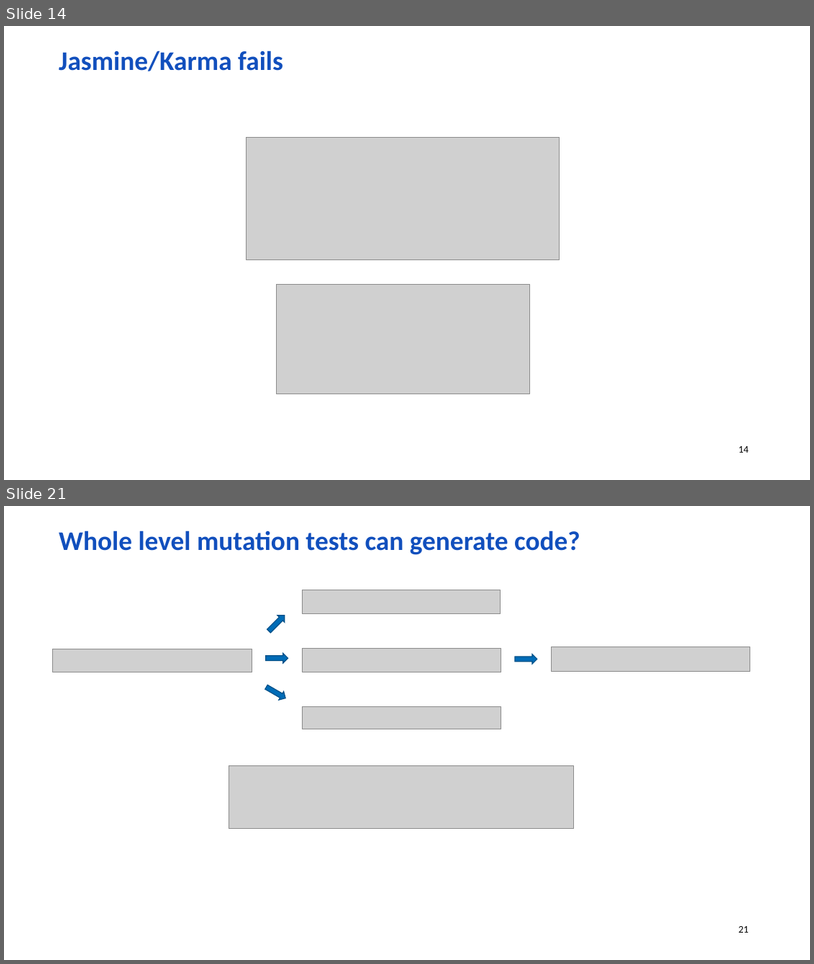
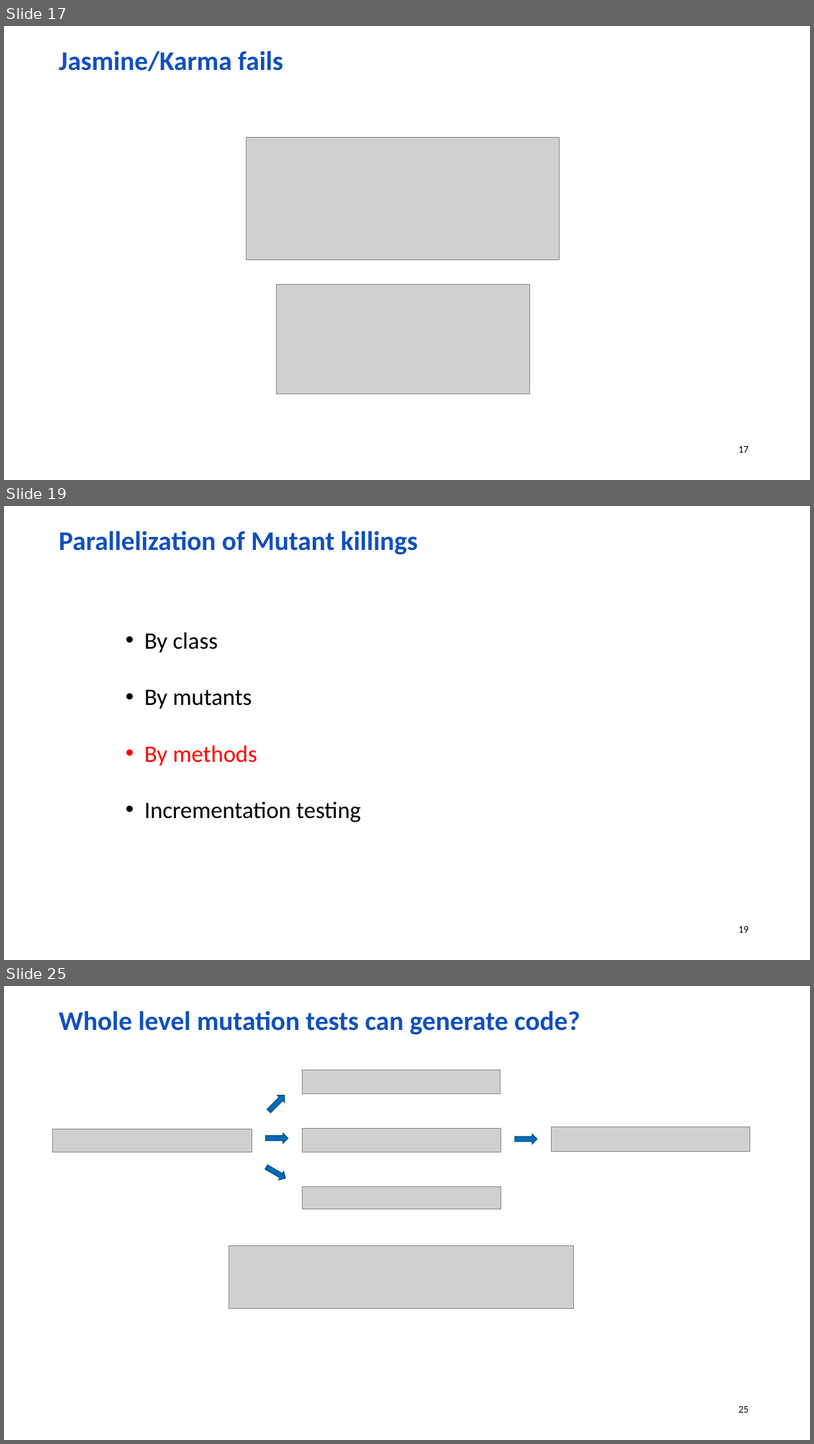
Before and after one commit to wolf-off/Stryker-demo, a slide deck: Mutation.pptx. Shown one above the other, each under a label of ours: slides 14 and 21 before the commit, slides 17, 19 and 25 after it; the slides between them are not shown. The pictures are 814x964 and 814x1444 pixels, drawn with LibreOffice and Linux fonts; fonts in the diff are those of the drawing; grey boxes stand for pictures; background and template pictures are left out. Boxes give left, top, right and bottom in pixels: in the first picture for what was removed or moved away, otherwise in the second. Text is boxed around its words. In the diff, an @@ line names an element or a change of style, - is before the commit and + after.

```diff
--- a/Mutation.pptx
+++ b/Mutation.pptx
@@ slide 19 added at [4,506,810,960], background picture (left out); not listed: 1 template element that a slide beside it also shows @@
@@ text added at [59,530,418,555], 32 pt, text #114FBD, bold @@
+Parallelization of Mutant killings
@@ text added at [144,632,361,822], 28 pt, text #000000 @@
+• By class
+• By mutants
+• By methods
+• Incrementation testing
@@ what was slide 14 is now slide 17 @@
@@ page number at [739,446,749,452]: text changed @@
-14
+17
@@ what was slide 21 is now slide 25 @@
@@ page number at [739,1406,749,1412]: text changed @@
-21
+25
```
Also in this commit, not shown: 11 slides changed, 4 other slides added, 1 other file.
